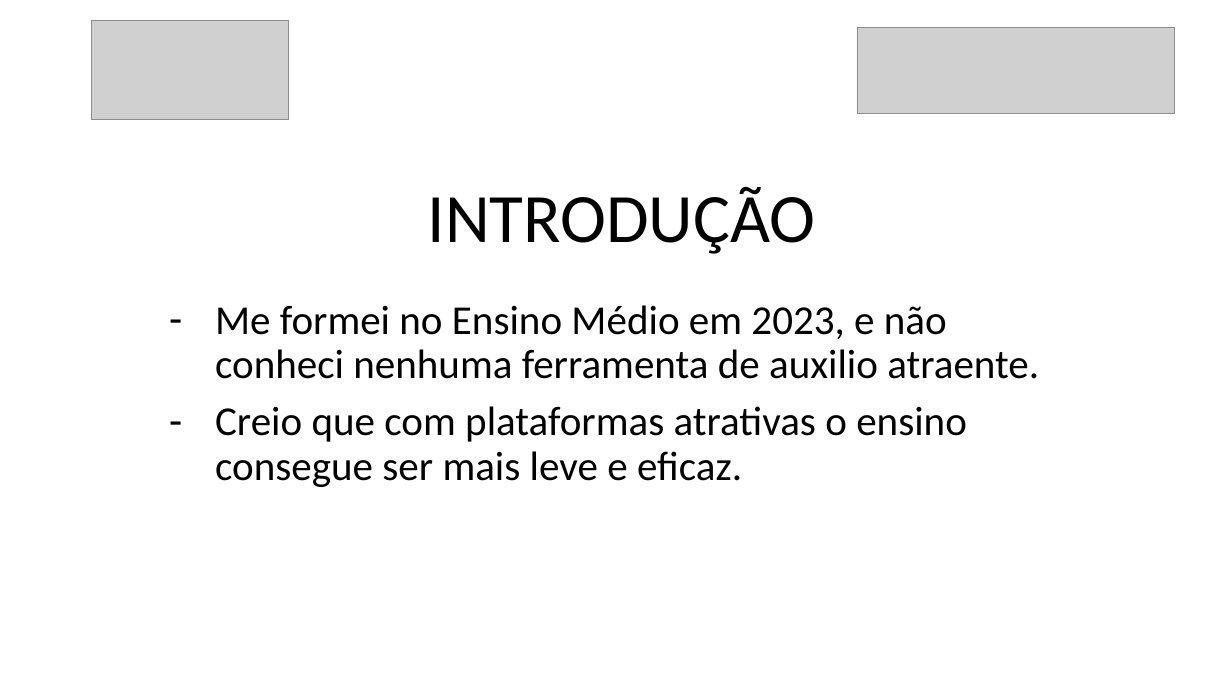
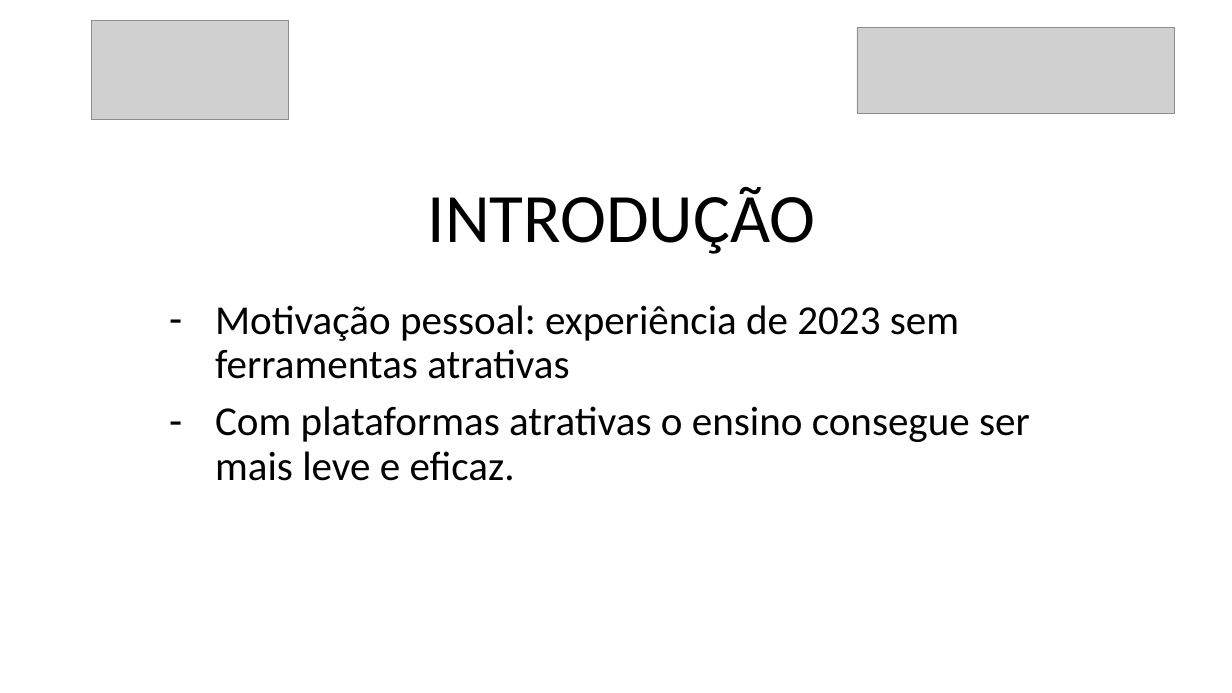
Before and after one commit to danilovaz7/curso-tecnico, a slide deck: slide 3 of liceu/3semestre/projeto integrador/tcc slide.pptx. Drawn at 1232x693 pixels with LibreOffice and Linux fonts; fonts in the diff are those of the drawing; grey boxes stand for pictures. Boxes give left, top, right and bottom in pixels: in the first picture for what was removed or moved away, otherwise in the second. Text is boxed around its words. In the diff, an @@ line names an element or a change of style, - is before the commit and + after.

```diff
--- a/liceu/3semestre/projeto integrador/tcc slide.pptx
+++ b/liceu/3semestre/projeto integrador/tcc slide.pptx
@@ subtitle at [215, 305, 1030, 481]: text changed @@
-– Me formei no Ensino Médio em 2023, e não conheci nenhuma ferramenta de auxilio atraente.
-– Creio que com plataformas atrativas o ensino consegue ser mais leve e eficaz.
+– Motivação pessoal: experiência de 2023 sem ferramentas atrativas
+– Com plataformas atrativas o ensino consegue ser mais leve e eficaz.
```
Also in this commit, not shown: 10 other slides changed, 1 slide added, 1 other file.
